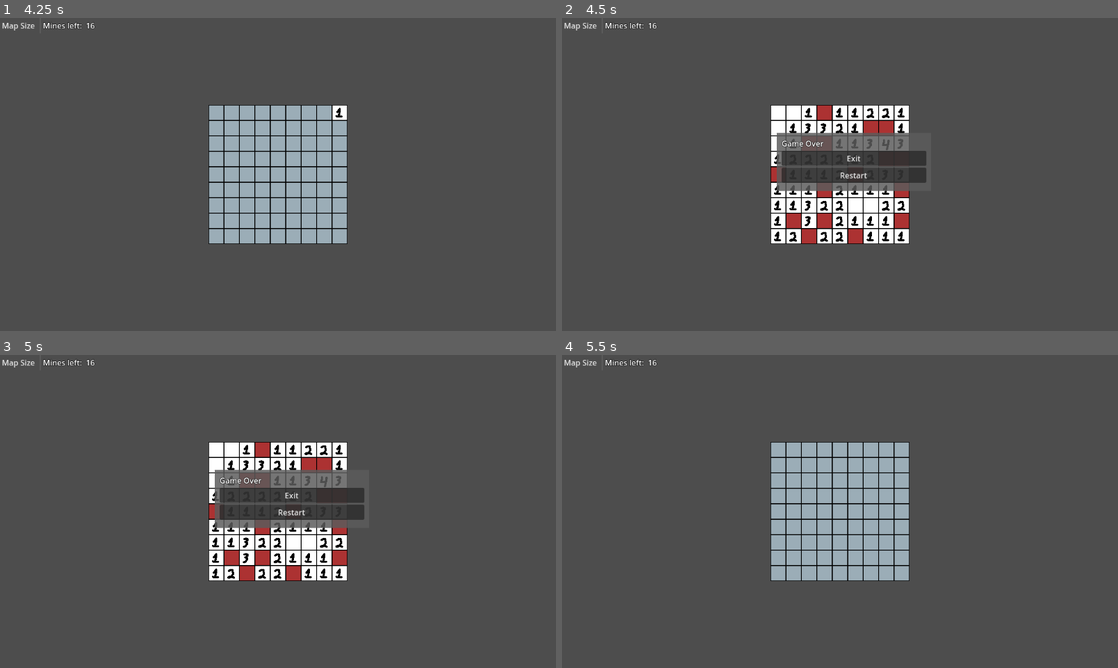
Above: before the commit, frames 1-4 (two rows, left to right).
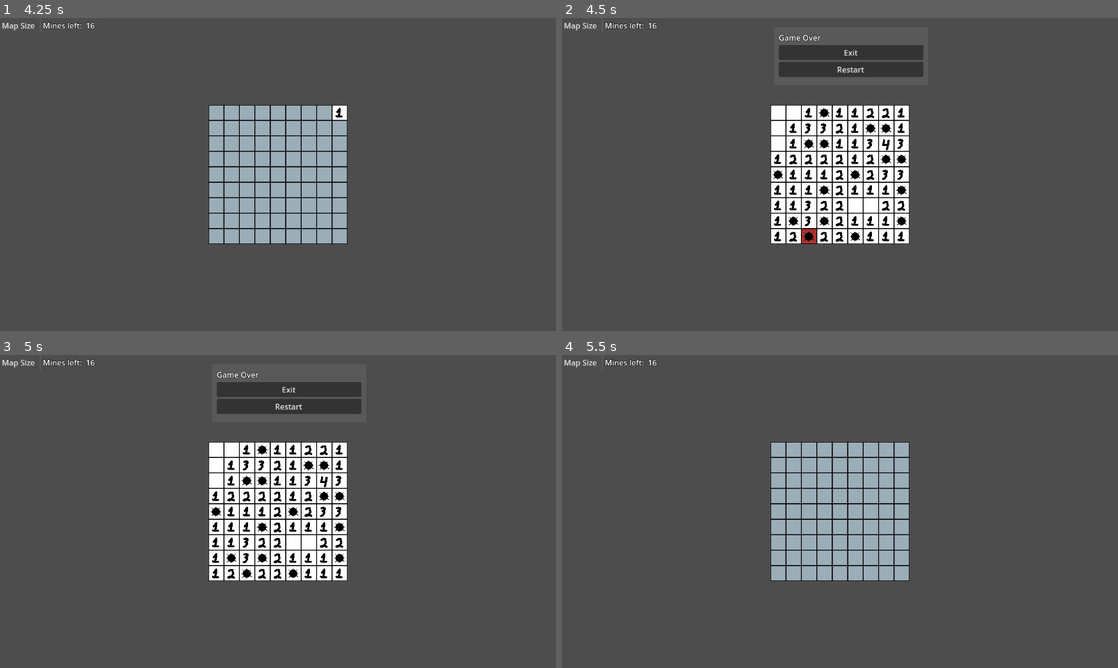
Above: after the commit, the same moments.

Repository: saebyn/godot-minesweeper
Game: Godot game, scene res://scenes/main.tscn
Same seed, same stepped clock (60 frames per second), same inputs: the game is played once before the commit and once after it.
Inputs (mouse positions are in pixels of both pictures, inside the frame that each line leads up to):
- Up to frame 1 (4.25 s): click "New Game" at 0.5 s; click "Map Size" at 1.25 s; tap Enter at 2, 3.5 s; move the mouse to (400, 158) at 2.02 s; hold Up (ui_up) 2.03-2.78 s; click (400, 158) at 2.17 s; tap Space at 2.75 s; move the mouse to (166, 190) at 2.77 s; click (166, 190) at 2.92 s; move the mouse to (333, 105) at 3.52 s; hold Up (ui_up) from 3.53 s (still down); click (333, 105) at 3.67 s
- Up to frame 2 (4.5 s): keep holding Up (ui_up); tap Space at 4.25 s; move the mouse to (812, 237) at 4.27 s; click (812, 237) at 4.42 s
- Up to frame 3 (5 s): keep holding Up (ui_up)
- Up to frame 4 (5.5 s): release Up (ui_up) at 5 s; click "Restart" at 5 s

Frame 1 is identical in both runs. In frame 2, 8.0% of the frame differs, in the area x 37-66%, y 5-73%; in frame 3, 8.1%; in frame 4, nothing differs.

Commit message:
Sound effects and animated tiles

Diff:
--- a/assets/textures/tiles_atlas_texture.tres
+++ b/assets/textures/tiles_atlas_texture.tres
@@ -4,4 +4,4 @@
 
 [resource]
 atlas = ExtResource("1_k61c1")
-region = Rect2(0, 0, 128, 96)
+region = Rect2(0, 0, 128, 128)
--- a/assets/textures/tileset.tres
+++ b/assets/textures/tileset.tres
@@ -17,6 +17,13 @@
 1:2/0 = 0
 2:2/0 = 0
 3:2/0 = 0
+0:3/animation_columns = 4
+0:3/animation_speed = 5.0
+0:3/animation_frame_0/duration = 1.0
+0:3/animation_frame_1/duration = 1.0
+0:3/animation_frame_2/duration = 1.0
+0:3/animation_frame_3/duration = 1.0
+0:3/0 = 0
 
 [resource]
 tile_size = Vector2i(32, 32)
--- a/scenes/game.tscn
+++ b/scenes/game.tscn
@@ -1,10 +1,18 @@
-[gd_scene load_steps=3 format=3 uid="uid://cc2n5bb6al7qg"]
+[gd_scene load_steps=7 format=3 uid="uid://cc2n5bb6al7qg"]
 
 [ext_resource type="Script" uid="uid://cjxxmwiwdfcbw" path="res://scripts/game.gd" id="1_yqjtg"]
+[ext_resource type="AudioStream" uid="uid://7s00lo8porc6" path="res://assets/sounds/sfx_sounds_button1.wav" id="2_p57ef"]
 [ext_resource type="TileSet" uid="uid://c56im5fvn8x2w" path="res://assets/textures/tileset.tres" id="2_yqjtg"]
+[ext_resource type="AudioStream" uid="uid://em4rdbnrihxa" path="res://assets/sounds/sfx_sounds_impact1.wav" id="3_u5sy4"]
+[ext_resource type="AudioStream" uid="uid://c0xc6qiauuop4" path="res://assets/sounds/explosion.wav" id="4_gee14"]
+[ext_resource type="AudioStream" uid="uid://bi1nohdxk2pk1" path="res://assets/sounds/sfx_sounds_powerup18.wav" id="5_0tnpc"]
 
 [node name="Game" type="Node2D"]
 script = ExtResource("1_yqjtg")
+reveal_sound = ExtResource("2_p57ef")
+flag_sound = ExtResource("3_u5sy4")
+explode_sound = ExtResource("4_gee14")
+win_sound = ExtResource("5_0tnpc")
 
 [node name="TileMapLayer" type="TileMapLayer" parent="."]
 tile_set = ExtResource("2_yqjtg")
@@ -35,3 +43,6 @@
 [node name="MineCount" type="Label" parent="HUD"]
 layout_mode = 2
 text = "0"
+
+[node name="AudioStreamPlayer2D" type="AudioStreamPlayer2D" parent="."]
+bus = &"Effects"
--- a/scenes/game_over.tscn
+++ b/scenes/game_over.tscn
@@ -3,10 +3,11 @@
 [ext_resource type="Script" uid="uid://chbirc6x6q5e5" path="res://scripts/game_over.gd" id="1_xeevv"]
 
 [node name="GameOverPanel" type="PanelContainer"]
-offset_left = 455.0
-offset_top = 248.0
-offset_right = 755.0
-offset_bottom = 348.0
+offset_left = 449.0
+offset_top = 29.0
+offset_right = 749.0
+offset_bottom = 129.0
+size_flags_horizontal = 4
 script = ExtResource("1_xeevv")
 
 [node name="VBoxContainer" type="VBoxContainer" parent="."]
--- a/scenes/main.tscn
+++ b/scenes/main.tscn
@@ -18,6 +18,7 @@
 grow_vertical = 1
 
 [node name="MusicAudioStreamPlayer" type="AudioStreamPlayer2D" parent="."]
+bus = &"Music"
 
 [node name="GameOverPanel" parent="." instance=ExtResource("4_jyhfs")]
 
--- a/scripts/game.gd
+++ b/scripts/game.gd
@@ -1,4 +1,11 @@
 extends Node2D
+
+@onready var audio_player: AudioStreamPlayer2D = $AudioStreamPlayer2D
+
+@export var reveal_sound: AudioStream
+@export var flag_sound: AudioStream
+@export var explode_sound: AudioStream
+@export var win_sound: AudioStream
 
 # Size of the game map in tiles
 @export var map_size := Vector2i(9, 9)
@@ -17,16 +24,50 @@
   Vector2i(3, 2) # 8 mines adjacent
 ]
 @export var flag_tile := Vector2i(3, 0)
+@export var exploding_mine_tile := Vector2i(0, 3)
 
 @export var mine_percent := 0.2
 
 var mine_count: int = 0
 var flag_count: int = 0
 var player_hit_mine: bool
+var player_hit_mine_location: Vector2i
 
 @onready var map: TileMapLayer = $TileMapLayer
 @onready var mines_remaining_label: Label = $HUD/MineCount
 @onready var map_size_menu: MenuButton = $HUD/MenuButton
+
+
+class AdjacentTileIterator:
+  # An iterator to iterate over adjacent tiles
+  var tile_pos: Vector2i
+  var map_size: Vector2i
+  var tiles: Array[Vector2i] = []
+  var current_index: int = 0
+
+  func _init(tile_pos_: Vector2i, map_size_: Vector2i) -> void:
+    self.tile_pos = tile_pos_
+    self.map_size = map_size_
+
+    for dx in [-1, 0, 1]:
+      for dy in [-1, 0, 1]:
+        if dx == 0 and dy == 0:
+          continue
+        var adj_pos = tile_pos + Vector2i(dx, dy)
+        if adj_pos.x >= 0 and adj_pos.x < map_size.x and adj_pos.y >= 0 and adj_pos.y < map_size.y:
+          tiles.append(adj_pos)
+
+  func _iter_init(_arg) -> bool:
+    current_index = 0
+    return tiles.size() > 0
+
+  func _iter_next(_arg) -> bool:
+    current_index += 1
+    return current_index < tiles.size()
+
+  func _iter_get(_arg) -> Vector2i:
+    return tiles[current_index]
+
 
 # enum of reveal states
 enum RevealState {
@@ -152,17 +193,21 @@
         [false, RevealState.FLAGGED]:
           map.set_cell(Vector2i(x, y), 0, flag_tile)
 
-
-func reveal_tile(tile_pos: Vector2i) -> void:
+  if player_hit_mine:
+    # If the player hit a mine, reveal the mine location
+    map.set_cell(player_hit_mine_location, 0, exploding_mine_tile)
+
+
+func reveal_tile(tile_pos: Vector2i) -> bool:
   # Reveal the tile at the specified position
   if REVEALED_TILES[tile_pos.x][tile_pos.y] != RevealState.UNREVEALED:
-    return
+    return false
 
   # If the tile is a mine, reveal it and end the game
   if MINES[tile_pos.x][tile_pos.y]:
     player_hit_mine = true
-    game_over()
-    return
+    player_hit_mine_location = tile_pos
+    return false
 
   # Mark the tile as revealed
   REVEALED_TILES[tile_pos.x][tile_pos.y] = RevealState.REVEALED
@@ -172,6 +217,9 @@
   var adjacent_mines := count_adjacent_mines(tile_pos)
   if adjacent_mines == 0:
     reveal_adjacent_tiles(tile_pos)
+
+  # We have successfully revealed a tile
+  return true
 
 func toggle_tile_flag(tile_pos: Vector2i) -> void:
   # Toggle the flag state of the tile at the specified position
@@ -184,10 +232,27 @@
 
   update_hud()
 
-  update_tilemap()
+
+# Reveal all unflagged adjacent tiles when right-clicking on a revealed tile
+# This should only be allowed if the number of flags matches the number of adjacent mines
+func reveal_unflagged_adjacent_tiles(tile_pos: Vector2i) -> void:
+  assert(REVEALED_TILES[tile_pos.x][tile_pos.y] == RevealState.REVEALED)
+
+  var adjacent_mines := count_adjacent_mines(tile_pos)
+  var adjacent_flags := count_adjacent_flags(tile_pos)
+
+  # Only reveal adjacent tiles if the number of flags matches the number of adjacent mines
+  if adjacent_mines == adjacent_flags:
+    reveal_adjacent_tiles(tile_pos)
 
 
 func game_over() -> void:
+  if player_hit_mine:
+    audio_player.stream = explode_sound
+  else:
+    audio_player.stream = win_sound
+
+  audio_player.play()
   reveal_all_tiles()
   update_tilemap()
   GameManager.game_over.emit(not player_hit_mine)
@@ -202,28 +267,28 @@
 func count_adjacent_mines(tile_pos: Vector2i) -> int:
   # Count the number of mines adjacent to the specified tile
   var count := 0
-  for dx in [-1, 0, 1]:
-    for dy in [-1, 0, 1]:
-      if dx == 0 and dy == 0:
-        continue
-      var adj_pos = tile_pos + Vector2i(dx, dy)
-      if adj_pos.x < 0 or adj_pos.x >= map_size.x or adj_pos.y < 0 or adj_pos.y >= map_size.y:
-        continue
+  var iterator := AdjacentTileIterator.new(tile_pos, map_size)
+  for adj_pos in iterator:
       if MINES[adj_pos.x][adj_pos.y]:
         count += 1
   return count
 
+func count_adjacent_flags(tile_pos: Vector2i) -> int:
+  # Count the number of flags adjacent to the specified tile
+  var count := 0
+  var iterator := AdjacentTileIterator.new(tile_pos, map_size)
+  for adj_pos in iterator:
+    if REVEALED_TILES[adj_pos.x][adj_pos.y] == RevealState.FLAGGED:
+      count += 1
+
+  return count
+
 func reveal_adjacent_tiles(tile_pos: Vector2i) -> void:
   # Recursively reveal adjacent tiles if they are not mines
-  for dx in [-1, 0, 1]:
-    for dy in [-1, 0, 1]:
-      if dx == 0 and dy == 0:
-        continue
-      var adj_pos = tile_pos + Vector2i(dx, dy)
-      if adj_pos.x < 0 or adj_pos.x >= map_size.x or adj_pos.y < 0 or adj_pos.y >= map_size.y:
-        continue
-      if REVEALED_TILES[adj_pos.x][adj_pos.y] == RevealState.UNREVEALED:
-        reveal_tile(adj_pos)
+  var iterator := AdjacentTileIterator.new(tile_pos, map_size)
+  for adj_pos in iterator:
+    if REVEALED_TILES[adj_pos.x][adj_pos.y] == RevealState.UNREVEALED:
+      reveal_tile(adj_pos)
 
 func _unhandled_input(event: InputEvent) -> void:
   # Handle input events
@@ -243,6 +308,21 @@
       # Right click to flag the tile
       handle_right_click(tile_pos)
 
+    # Check if the game is over
+    if player_hit_mine:
+      game_over()
+    elif check_win_condition():
+      game_over()
+
+
+func check_win_condition() -> bool:
+  # Check if all non-mine tiles are revealed
+  for x in range(map_size.x):
+    for y in range(map_size.y):
+      if not MINES[x][y] and REVEALED_TILES[x][y] != RevealState.REVEALED:
+        return false
+  return true
+
 func handle_left_click(tile_pos: Vector2i) -> void:
   # If the game has not started, place mines and reveal the first tile
   if not started:
@@ -250,11 +330,21 @@
     started = true
 
   # Reveal the clicked tile
-  reveal_tile(tile_pos)
+  if reveal_tile(tile_pos):
+    audio_player.stream = reveal_sound
+    audio_player.play()
 
 func handle_right_click(tile_pos: Vector2i) -> void:
   # Don't do anything if the game has not started
   if not started:
     return
 
-  toggle_tile_flag(tile_pos)
+  if REVEALED_TILES[tile_pos.x][tile_pos.y] == RevealState.REVEALED:
+    reveal_unflagged_adjacent_tiles(tile_pos)
+  else:
+    toggle_tile_flag(tile_pos)
+
+  audio_player.stream = flag_sound
+  audio_player.play()
+
+  update_tilemap()
Not shown, added: assets/music/Beats A.ogg.import
Not shown, added: assets/music/Beats ABCD.ogg.import
Not shown, added: assets/music/Beats C.ogg.import
Not shown, added: assets/music/Beats D.ogg.import
Not shown, added: assets/sounds/explosion.wav.import
Not shown, added: assets/sounds/sfx_sounds_button1.wav.import
Not shown, added: assets/sounds/sfx_sounds_impact1.wav.import
Not shown, added: assets/sounds/sfx_sounds_powerup18.wav.import
Binary file changed: assets/textures/tiles.png
Not shown, added: assets/music/Beats A.ogg
Not shown, added: assets/music/Beats ABCD.ogg
Not shown, added: assets/music/Beats C.ogg
(and 5 more such lines)
